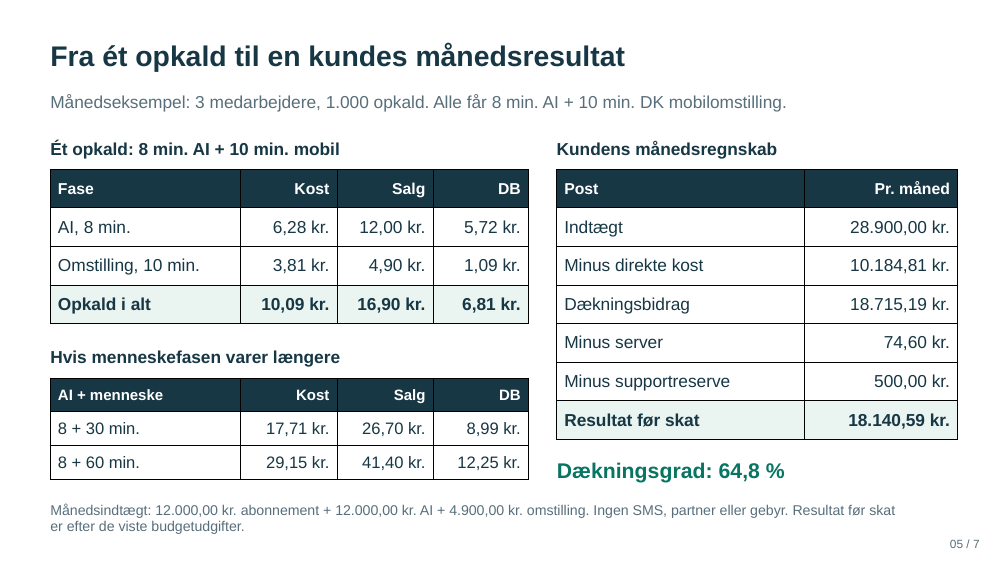
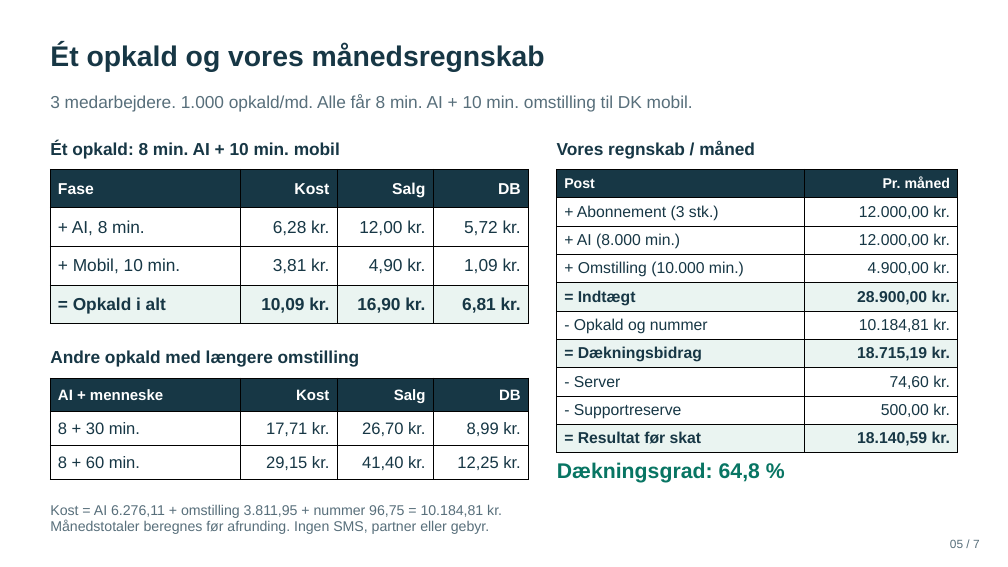
Before and after one commit to BadLegion/intelli-prisark, a slide deck: slide 5 of INTELLI-prispraesentation.pptx. Drawn at 1008x567 pixels with LibreOffice and Linux fonts; fonts in the diff are those of the drawing. Boxes give left, top, right and bottom in pixels: in the first picture for what was removed or moved away, otherwise in the second. Text is boxed around its words. In the diff, an @@ line names an element or a change of style, - is before the commit and + after.

```diff
--- a/INTELLI-prispraesentation.pptx
+++ b/INTELLI-prispraesentation.pptx
@@ text at [50,44,545,72]: text changed @@
-Fra ét opkald til en kundes månedsresultat
+Ét opkald og vores månedsregnskab
@@ text at [50,94,693,112]: text changed @@
-Månedseksempel: 3 medarbejdere, 1.000 opkald. Alle får 8 min. AI + 10 min. DK mobilomstilling.
+3 medarbejdere. 1.000 opkald/md. Alle får 8 min. AI + 10 min. omstilling til DK mobil.
@@ text at [557,140,755,158]: text changed @@
-Kundens månedsregnskab
+Vores regnskab / måned
@@ table at [51,169,529,324] @@
-row 2, column 1: AI, 8 min.
+row 2, column 1: + AI, 8 min.
-row 3, column 1: Omstilling, 10 min.
+row 3, column 1: + Mobil, 10 min.
-row 4, column 1: Opkald i alt
+row 4, column 1: = Opkald i alt
@@ table at [557,169,957,453] @@
-row 2: Indtægt | 28.900,00 kr.
-row 3: Minus direkte kost | 10.184,81 kr.
-row 4: Dækningsbidrag | 18.715,19 kr.
-row 5: Minus server | 74,60 kr.
-row 6: Minus supportreserve | 500,00 kr.
-row 7: Resultat før skat | 18.140,59 kr.
+row 2: + Abonnement (3 stk.) | 12.000,00 kr.
+row 3: + AI (8.000 min.) | 12.000,00 kr.
+row 4: + Omstilling (10.000 min.) | 4.900,00 kr.
+row 5: = Indtægt | 28.900,00 kr.
+row 6: - Opkald og nummer | 10.184,81 kr.
+row 7: = Dækningsbidrag | 18.715,19 kr.
+row 8: - Server | 74,60 kr.
+row 9: - Supportreserve | 500,00 kr.
+row 10: = Resultat før skat | 18.140,59 kr.
@@ text at [50,350,360,367]: text changed @@
-Hvis menneskefasen varer længere
+Andre opkald med længere omstilling
@@ text at [50,504,502,534]: text changed @@
-Månedsindtægt: 12.000,00 kr. abonnement + 12.000,00 kr. AI + 4.900,00 kr. omstilling. Ingen SMS, partner eller gebyr. Resultat før skat er efter de viste budgetudgifter.
+Kost = AI 6.276,11 + omstilling 3.811,95 + nummer 96,75 = 10.184,81 kr.
+Månedstotaler beregnes før afrunding. Ingen SMS, partner eller gebyr.
```
Also in this commit, not shown: 6 other slides changed, 4 other files.
